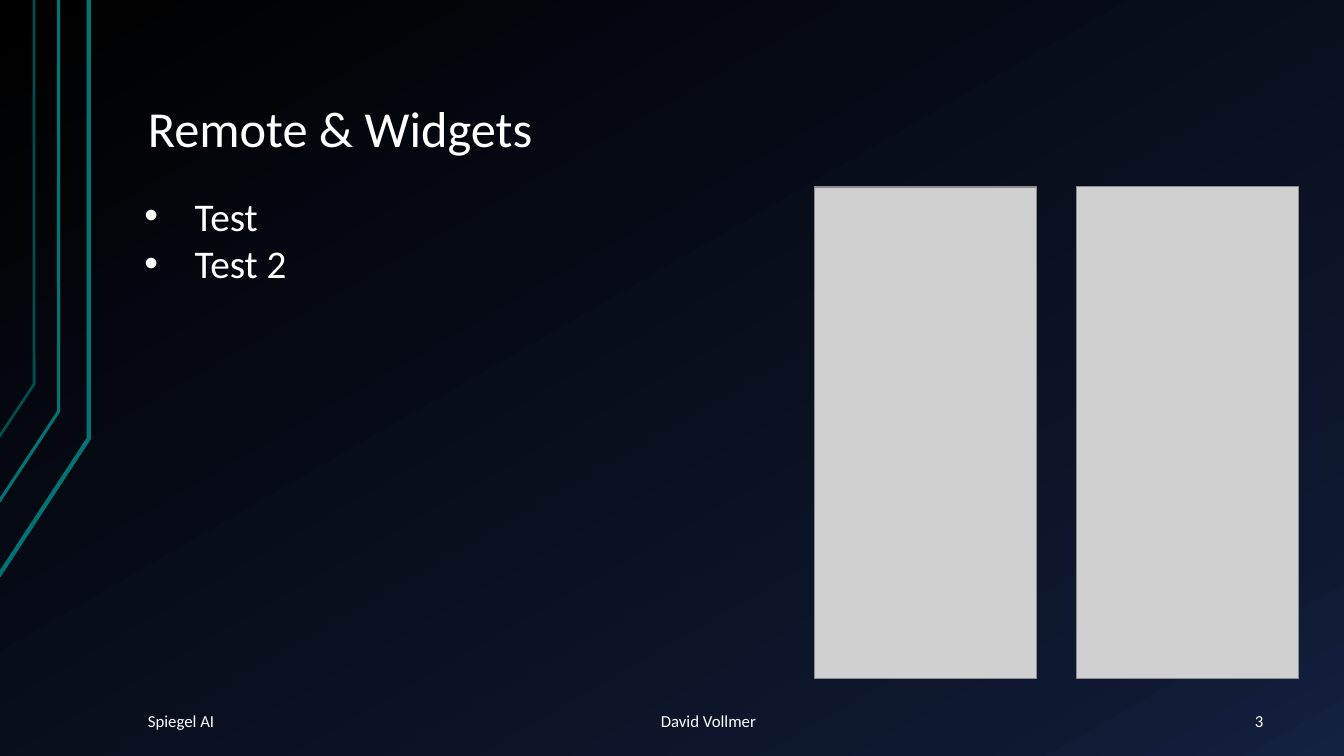
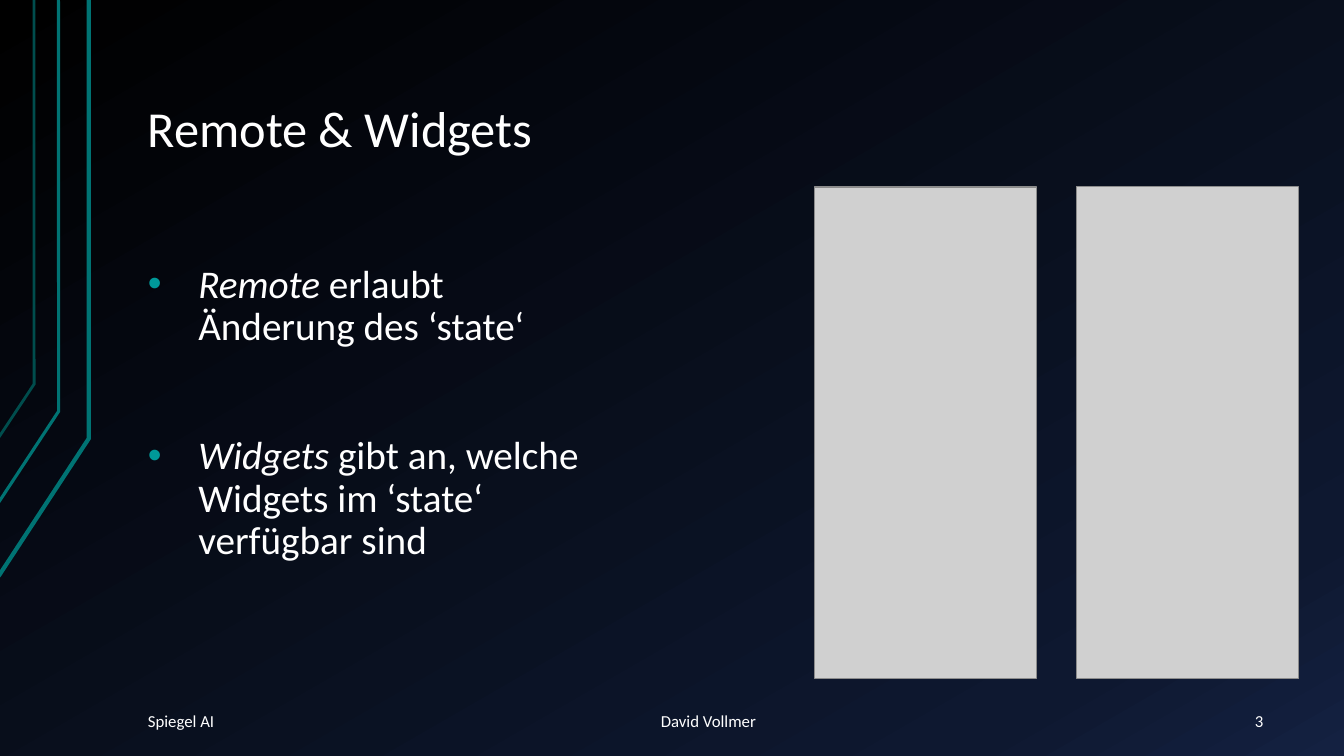
Before and after one commit to NightPic/Spiegel-AI, a slide deck: slide 3 of documentation/dt_g5_spiegel_ai_praesentation_vollmer.pptx. Drawn at 1344x756 pixels with LibreOffice and Linux fonts; fonts in the diff are those of the drawing; grey boxes stand for pictures. Boxes give left, top, right and bottom in pixels: in the first picture for what was removed or moved away, otherwise in the second. Text is boxed around its words. In the diff, an @@ line names an element or a change of style, - is before the commit and + after.

```diff
--- a/documentation/dt_g5_spiegel_ai_praesentation_vollmer.pptx
+++ b/documentation/dt_g5_spiegel_ai_praesentation_vollmer.pptx
@@ text removed at (x1=195, y1=206, x2=287, y2=279) @@
-• Test
-• Test 2
@@ text added at (x1=198, y1=270, x2=579, y2=561), 28 pt, text #FFFFFF @@
+• Remote erlaubt Änderung des ‘state‘
+• Widgets gibt an, welche Widgets im ‘state‘ verfügbar sind
```
Also in this commit, not shown: 3 other slides changed, 1 other file.
